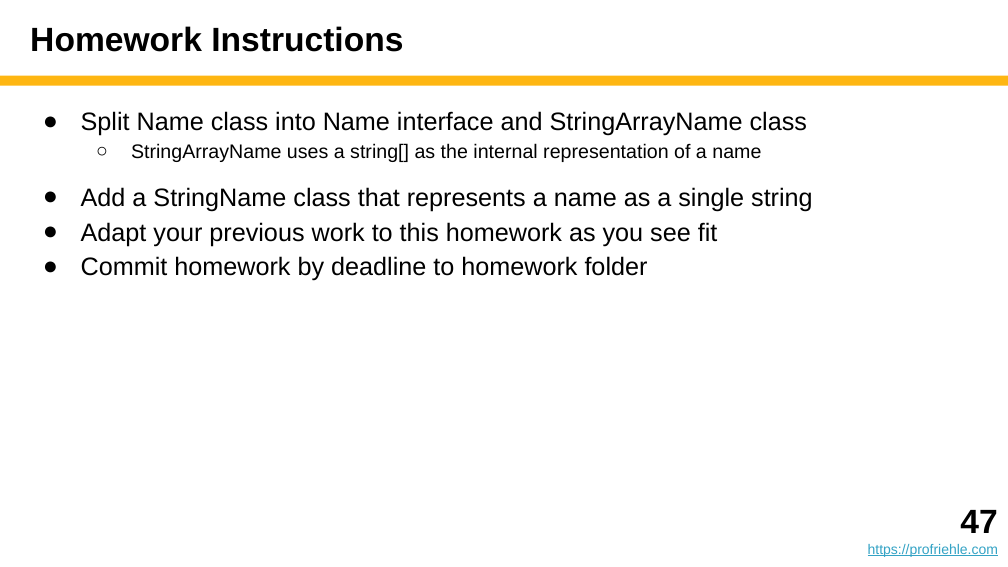
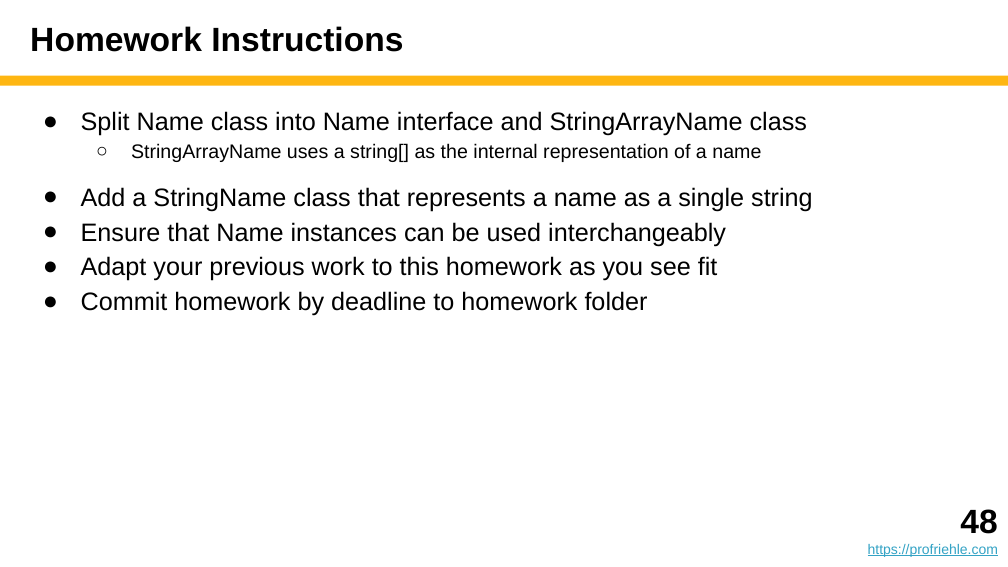
Before and after one commit to dirkriehle/adap-course, a slide deck: slide 48 of Lecture slides/ADAP B02 - Class and Interface Design.pptx (slide 47 before the commit). Drawn at 1008x567 pixels with LibreOffice and Linux fonts; fonts in the diff are those of the drawing. Boxes give left, top, right and bottom in pixels: in the first picture for what was removed or moved away, otherwise in the second. Text is boxed around its words. In the diff, an @@ line names an element or a change of style, - is before the commit and + after.

```diff
--- a/Lecture slides/ADAP B02 - Class and Interface Design.pptx
+++ b/Lecture slides/ADAP B02 - Class and Interface Design.pptx
@@ text at box(81, 222, 726, 246): paragraph added @@
+● Ensure that Name instances can be used interchangeably
@@ text at box(960, 509, 997, 534): text changed @@
-47
+48
```
Also in this commit, not shown: 5 other slides changed, 1 slide added, 9 other files.
